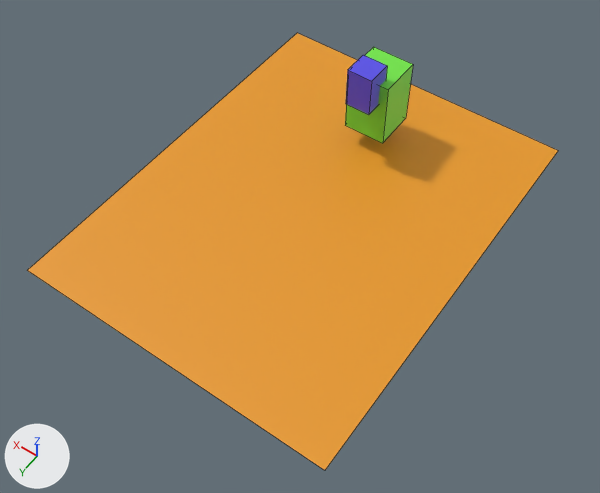
The FBX model ConsoleApp1/personfbx_-Z_Y.fbx, before and after one commit.
Camera for both pictures: a 50 mm camera at (-0.163, 0.3, 0.332) aimed at (-0.014, 0.092, 0.005). The axes (+X, +Y, +Z) are drawn at lower left. The lights are the same throughout. Mesh edges are drawn as thin lines. Where no turn or scale is listed for an object, it has been applied to the vertices.
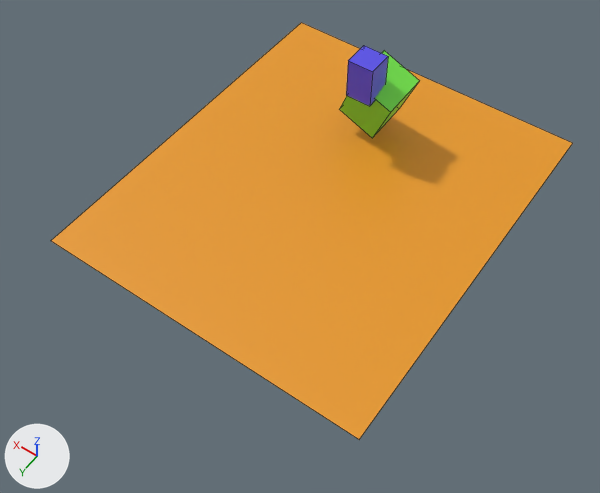
Where the newer file only moved an object's origin or applied its transform, the numbers keep the older frame.

Location of each change, (x1, y1, x2, y2) in pixels of the pictures (600 x 493 px):
'Plane', reshaped: before (27, 33, 558, 470); after (51, 23, 573, 439)
'Cube', turned: before (345, 47, 413, 143); after (339, 50, 419, 138)
'Cube.001', moved: before (346, 55, 387, 114); after (346, 46, 388, 106)

Diff of the bpy script that builds the scene:
```diff
--- a/ConsoleApp1/personfbx_-Z_Y.fbx.py
+++ b/ConsoleApp1/personfbx_-Z_Y.fbx.py
@@ me_plane @@
 me_plane.from_pydata(...)  # 4 vertices, 1 face; spans x -0.089..0.089, y -0.115..0.115, z 0.0
 # used by ob_plane; location = (0.0, 0.0645, 0.0)
-me_plane.vertices[0].co = (-0.089, -0.115, 0.0)  # pixel (558, 150)
-me_plane.vertices[1].co = (0.089, -0.115, 0.0)  # pixel (297, 32)
-me_plane.vertices[2].co = (-0.089, 0.115, 0.0)  # pixel (324, 470)
-me_plane.vertices[3].co = (0.089, 0.115, 0.0)  # pixel (27, 270)
+# me_plane part 1
+me_plane.vertices[0].co = (-0.094, 0.095, 0.0)  # pixel (359, 439)
+me_plane.vertices[1].co = (0.094, 0.095, 0.0)  # pixel (50, 240)
+me_plane.vertices[2].co = (-0.094, -0.125, 0.0)  # pixel (572, 143)
+me_plane.vertices[3].co = (0.094, -0.125, 0.0)  # pixel (301, 22)
 me_plane.materials.append(mat_testyellow)
@@ ob_cube @@
 ob_cube.location = (0.0, 0.0, 0.0304)
+ob_cube.rotation_euler = (-0.248, -0.397, -0.000334)  # degrees (-14, -23, -0)
 ob_cube.scale = (-0.0122, -0.0122, -0.019)
@@ ob_cube_001 @@
 ob_cube_001 = bpy.data.objects.new('Cube.001', me_cube_005)
-ob_cube_001.location = (0.0, 0.0139, 0.0476)
+ob_cube_001.location = (0.0, 0.0139, 0.0535)
 ob_cube_001.scale = (-0.00717, -0.00717, -0.0112)
```
